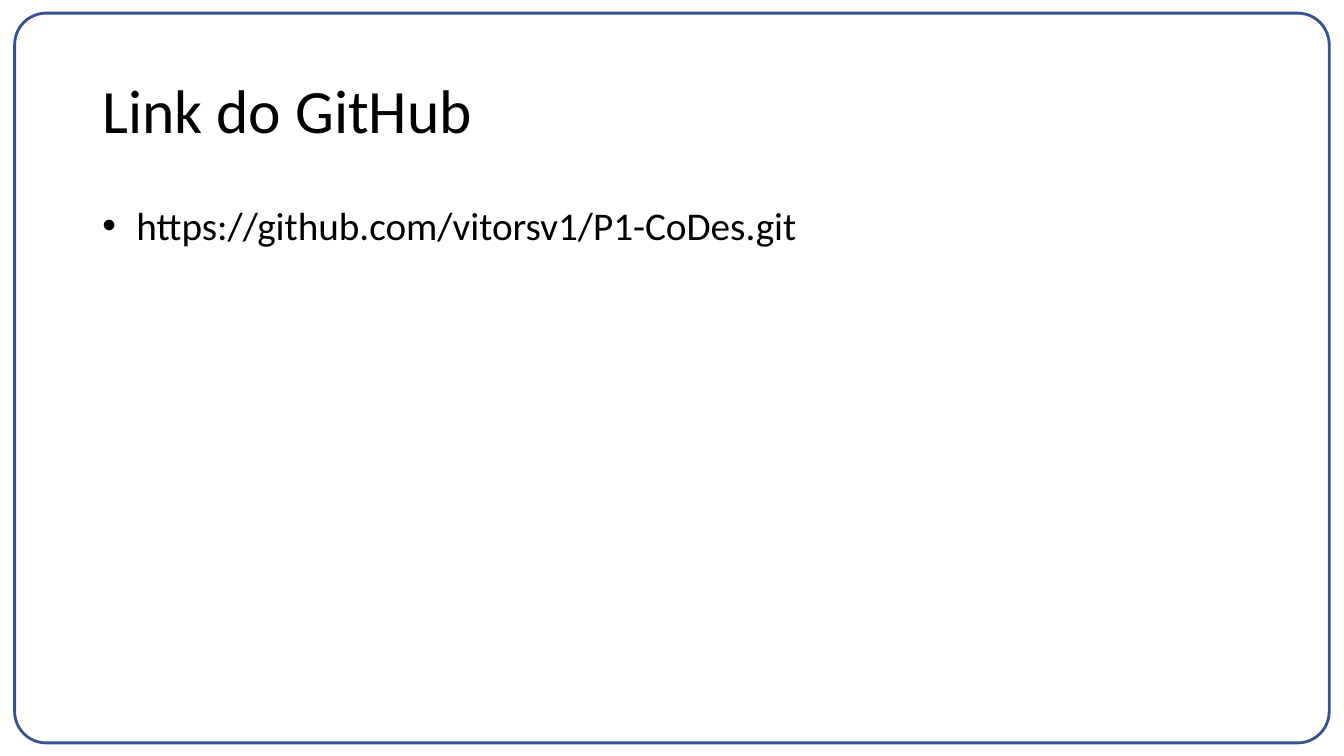
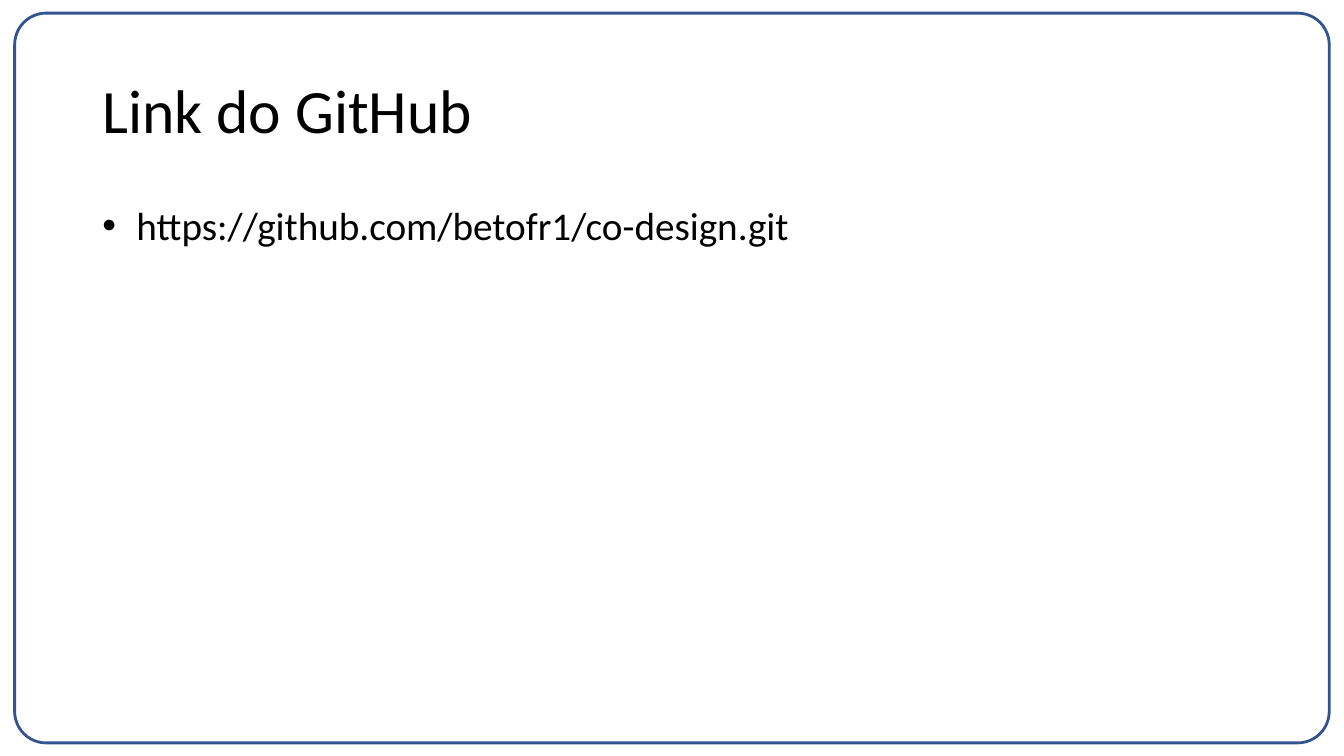
Before and after one commit to betofr1/co-design, a slide deck: slide 3 of Projeto 1/Entrega01.pptx. Drawn at 1344x756 pixels with LibreOffice and Linux fonts; fonts in the diff are those of the drawing. Boxes give left, top, right and bottom in pixels: in the first picture for what was removed or moved away, otherwise in the second. Text is boxed around its words. In the diff, an @@ line names an element or a change of style, - is before the commit and + after.

```diff
--- a/Projeto 1/Entrega01.pptx
+++ b/Projeto 1/Entrega01.pptx
@@ text at bbox=[136, 212, 788, 247]: text changed @@
-• https://github.com/vitorsv1/P1-CoDes.git
+• https://github.com/betofr1/co-design.git
```
